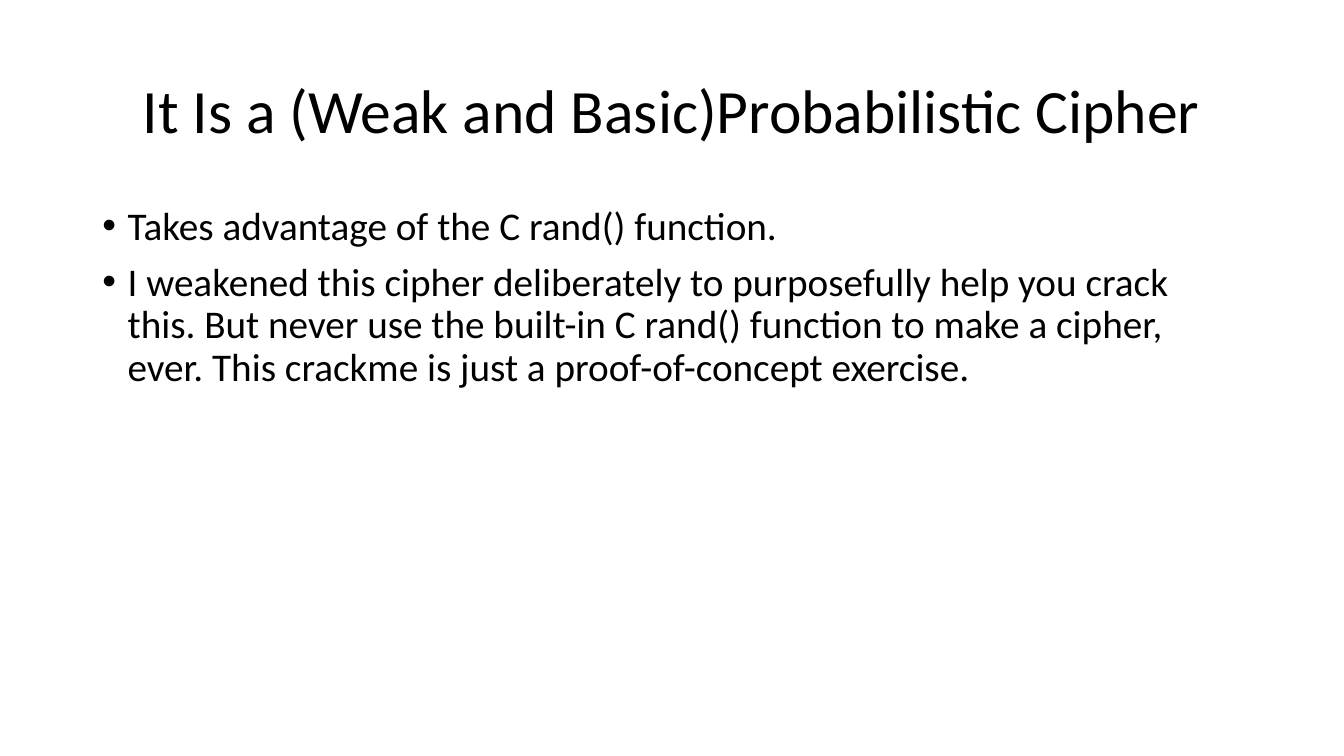
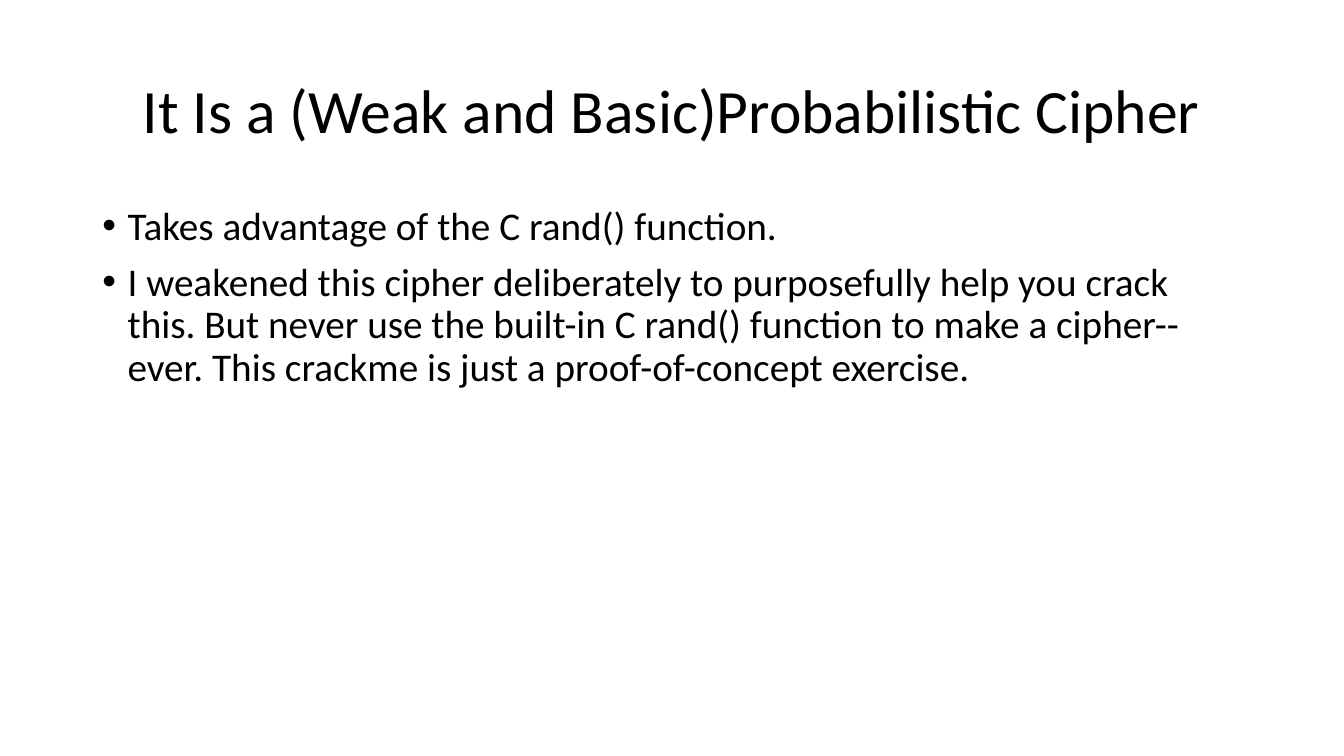
Before and after one commit to fosres/MAT, a slide deck: slide 11 of A_Guide_To_Malware_Analysis.pptx (slide 12 before the commit). Drawn at 1344x756 pixels with LibreOffice and Linux fonts; fonts in the diff are those of the drawing. Boxes give left, top, right and bottom in pixels: in the first picture for what was removed or moved away, otherwise in the second. Text is boxed around its words. In the diff, an @@ line names an element or a change of style, - is before the commit and + after.

```diff
--- a/A_Guide_To_Malware_Analysis.pptx
+++ b/A_Guide_To_Malware_Analysis.pptx
@@ text at (128,268,1179,388): text changed @@
-• I weakened this cipher deliberately to purposefully help you crack this. But never use the built-in C rand() function to make a cipher, ever. This crackme is just a proof-of-concept exercise.
+• I weakened this cipher deliberately to purposefully help you crack this. But never use the built-in C rand() function to make a cipher-- ever. This crackme is just a proof-of-concept exercise.
```
Also in this commit, not shown: 3 other slides changed, 4 slides added, 3 slides removed, 8 other files.
